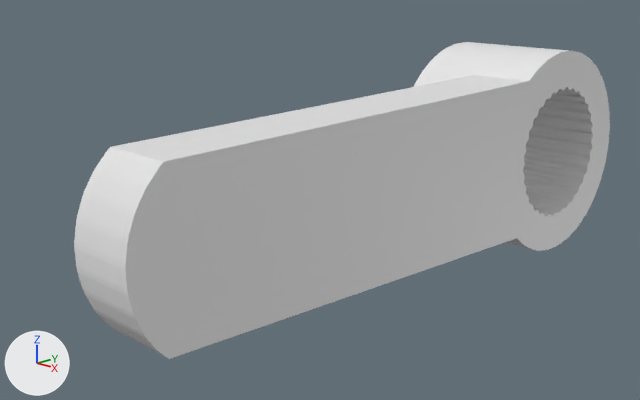
One commit to the Blender file sona.blend: the scene before it, then after it.
Camera for both pictures: a 50 mm lens placed at (1.46, -1.62, 2.71), pointed at (-0.62, 0.43, 1.9). Lighting does not change. The marker at lower left points along +X, +Y and +Z. The same objects are shown in both versions, whatever each file hides.

The first picture shows 'Antena servo arm.001'.
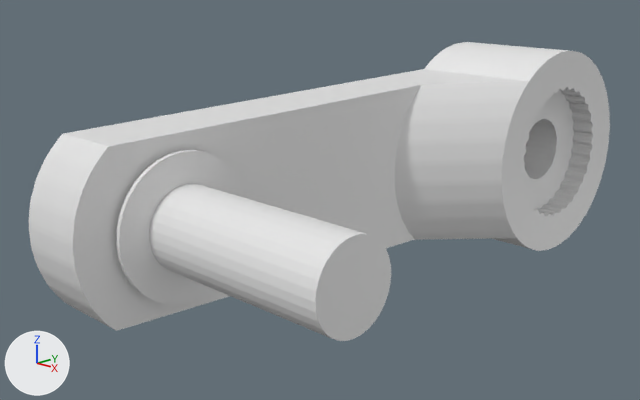
Boxes [x1, y1, x2, y2] around the edits, measured in the pictures (640 x 400 px):
'Antena servo arm.001', reshaped (8% wider): before [74, 42, 610, 359]; after [29, 42, 610, 341]
'Antena servo arm central coupler.001', added: after [523, 90, 574, 209]

What changed in the scene script:
```text
Add me_circle_002:
    me_circle_002.from_pydata(...)  # 820 vertices, 789 faces; spans x -0.4..0.4, y -2.02..0.4, z 0.0..0.94
Change ob_antena_servo_arm_001:
    ob_antena_servo_arm_001: bpy.data.objects.new('Antena servo arm.001', me_circle_005) -> bpy.data.objects.new('Antena servo arm.001', me_circle_002)
Add ob_antena_servo_arm_central_coupler_001:
    ob_antena_servo_arm_central_coupler_001 = bpy.data.objects.new('Antena servo arm central coupler.001', me_cylinder_049.copy())  # the mesh of ob_antena_servo_arm_central_coupler
    ob_antena_servo_arm_central_coupler_001.location = (-0.538, 1.5, 1.938)
    ob_antena_servo_arm_central_coupler_001.rotation_euler = (0.0, 1.571, 0.0)  # degrees (0, 90, 0)
    ob_antena_servo_arm_central_coupler_001.scale = (0.276, 0.276, 0.0675)
    _m = ob_antena_servo_arm_central_coupler_001.modifiers.new('Boolean', 'BOOLEAN')
    _m.object = ob_antena_servo_arm_central_opening
```
